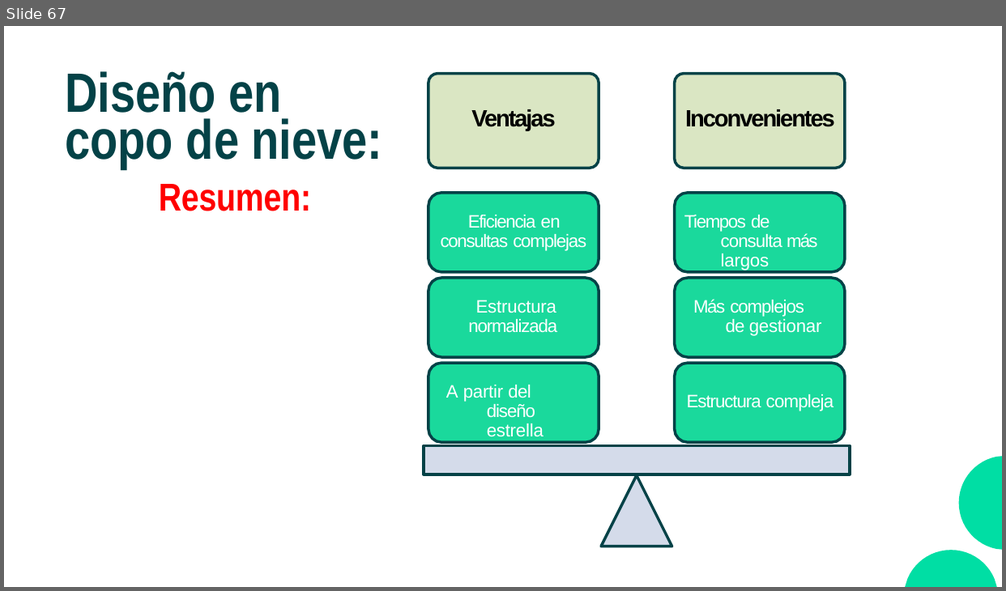
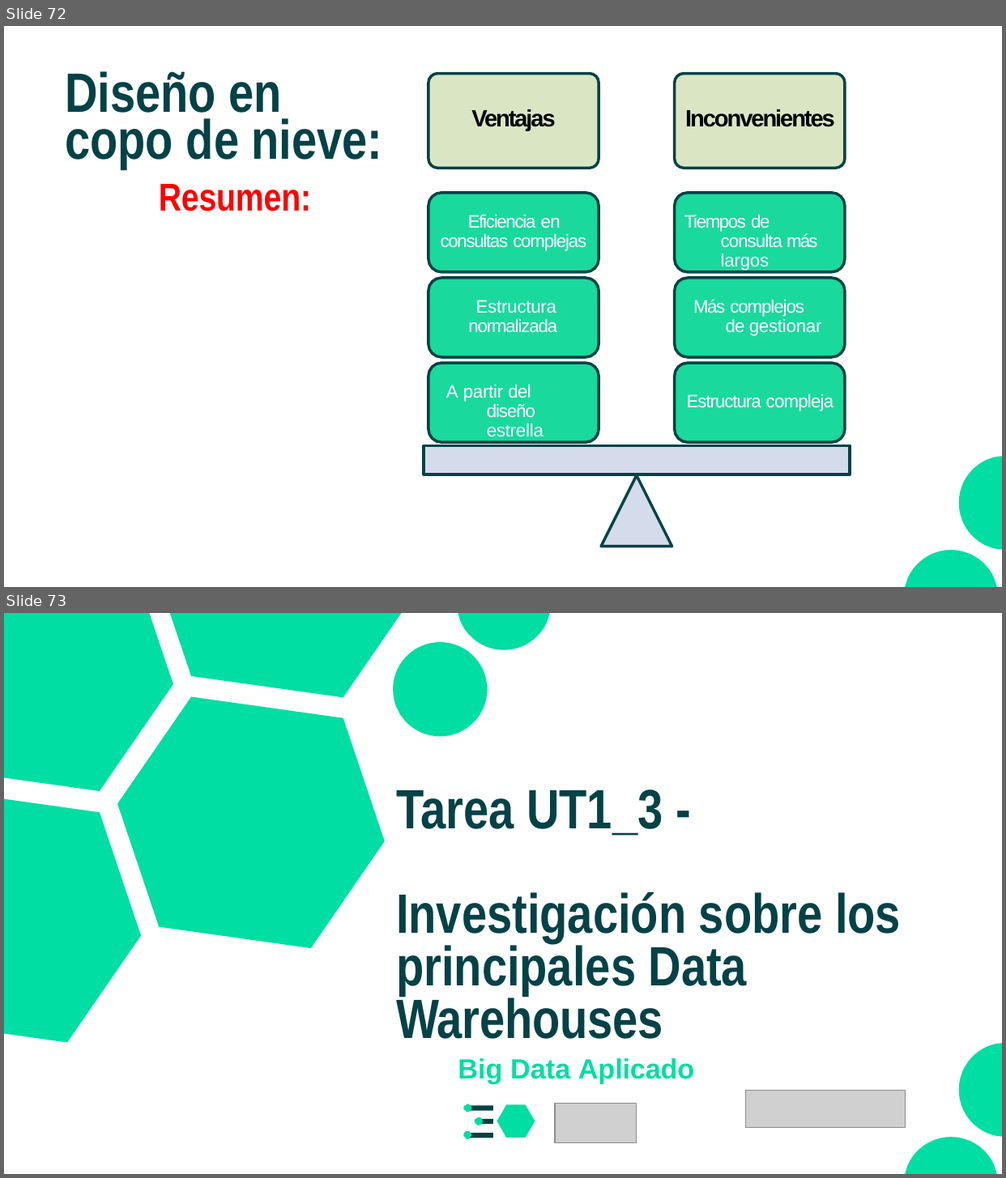
Before and after one commit to CodeWithJuancho/CE_IABD_BIU_SPS, a slide deck: BIU/UT1 - Fundamentos y Preparacion de datos/UT1_2/UT1_2 - Fundamentos y preparacion de datos.pptx. Shown one above the other, each under a label of ours: slide 67 before the commit, slides 72 and 73 after it. The pictures are 1006x591 and 1006x1178 pixels, drawn with LibreOffice and Linux fonts; fonts in the diff are those of the drawing; grey boxes stand for pictures. Boxes give left, top, right and bottom in pixels: in the first picture for what was removed or moved away, otherwise in the second. Text is boxed around its words. In the diff, an @@ line names an element or a change of style, - is before the commit and + after.

```diff
--- a/BIU/UT1 - Fundamentos y Preparacion de datos/UT1_2/UT1_2 - Fundamentos y preparacion de datos.pptx
+++ b/BIU/UT1 - Fundamentos y Preparacion de datos/UT1_2/UT1_2 - Fundamentos y preparacion de datos.pptx
@@ slide 73 added at box(4, 613, 1002, 1174), background #FFFFFF @@
@@ freeform shape added at box(4, 613, 550, 1043), fill #00DEA4 @@
@@ title added at box(396, 790, 901, 1039), 40 pt, text #044247, bold @@
+Tarea UT1_3 -
+Investigación sobre los principales Data Warehouses
@@ freeform shape added at box(905, 1043, 1002, 1174), fill #00DEA4 @@
@@ text added at box(458, 1059, 694, 1084), 20 pt, text #00DEA4, bold @@
+Big Data Aplicado
@@ picture added at box(745, 1090, 905, 1128) @@
@@ group added at box(463, 1104, 534, 1139): 6 freeform shapes @@
@@ picture added at box(555, 1103, 637, 1143) @@
@@ what was slide 67 is now slide 72 @@
```
Also in this commit, not shown: 6 other slides added, 41 other files.
